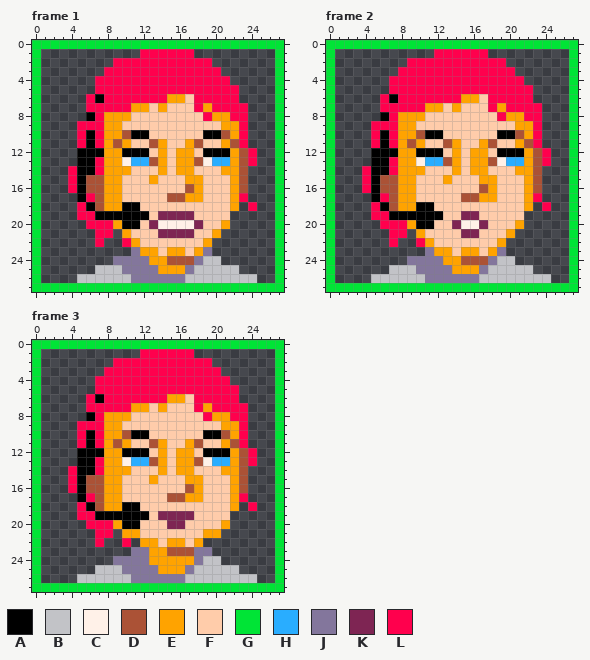
Pixel-art file -- assets/tutorialface.aseprite. The first picture shows the starting point.
28x28 pixels, 3 frames. Shown: frame 1, frame 2, frame 3.
Palette (. is transparent): A #000000  B #c2c3c7  C #fff1e8  D #ab5236  E #ffa300  F #ffccaa  G #00e436  H #29adff  J #83769c  K #7e2553  L #ff004d
Pixels before, frame 1, first column x 0:
 0 GGGGGGGGGGGGGGGGGGGGGGGGGGGG
 1 G...........LLLLLL.........G
 2 G........LLLLLLLLLLL.......G
 3 G.......LLLLLLLLLLLLL......G
 4 G......LLLLLLLLLLLLLLL.....G
 5 G......LLLLLLLLLLLLLLLL....G
 6 G.....LALLLLLLLEEFLLLLL....G
 7 G.....LLLLLEEFEFFFLELLLL...G
 8 G.....ALEEEFFFFFFFFLEELL...G
 9 G....LLLEEFFFFFFFFFFFEEL...G
10 G....LALEEDAAFFFFFFAADEL...G
11 G....LALEDEFFDEFFEDFFEDL...G
12 G....AAAEEAAAFEFEEFAAAEDL..G
13 G....AALEECHHDEFEEDCHHEDL..G
14 G...LAALEEEFFFEFEEFFFEED...G
15 G...LADDEEFFFEFFFEEFFFED...G
16 G...LADDEEFFFFFFFDEFFFED...G
17 G....ALDEEFFFFFDDEEFFFEL...G
18 G....LADEEAAFFFFFFFFFFE.L..G
19 G....LLAAAAAAFKKKKFFFF.....G
20 G.....LLLEAAFKCCCCKFFE.....G
21 G......LL.EFFFKKKKFFE......G
22 G......L..LEFFFFFFFE.......G
23 G..........JEEFEEFEJ.......G
24 G........JJJJEEDDDJBB......G
25 G......BBBJJJJEEEJBBBBB....G
26 G....BBBBBBJJJJJJBBBBBBBB..G
27 GGGGGGGGGGGGGGGGGGGGGGGGGGGG
Pixels before, frame 2, first column x 0:
 0 GGGGGGGGGGGGGGGGGGGGGGGGGGGG
 1 G...........LLLLLL.........G
 2 G........LLLLLLLLLLL.......G
 3 G.......LLLLLLLLLLLLL......G
 4 G......LLLLLLLLLLLLLLL.....G
 5 G......LLLLLLLLLLLLLLLL....G
 6 G.....LALLLLLLLEEFLLLLL....G
 7 G.....LLLLLEEFEFFFLELLLL...G
 8 G.....ALEEEFFFFFFFFLEELL...G
 9 G....LLLEEFFFFFFFFFFFEEL...G
10 G....LALEEDAAFFFFFFAADEL...G
11 G....LALEDEFFDEFFEDFFEDL...G
12 G....AAAEEAAAFEFEEFAAAEDL..G
13 G....AALEECHHDEFEEDCHHEDL..G
14 G...LAALEEEFFFEFEEFFFEED...G
15 G...LADDEEFFFEFFFEEFFFED...G
16 G...LADDEEFFFFFFFDEFFFED...G
17 G....ALDEEFFFFFDDEEFFFEL...G
18 G....LADEEAAFFFFFFFFFFE.L..G
19 G....LLAAAAAAFFKKFFFFF.....G
20 G.....LLLEAAFFKCCKFFFE.....G
21 G......LL.EFFFFKKFFFE......G
22 G......L..LEFFFFFFFE.......G
23 G..........JEEFEEFEJ.......G
24 G........JJJJEEDDDJBB......G
25 G......BBBJJJJEEEJBBBBB....G
26 G....BBBBBBJJJJJJBBBBBBBB..G
27 GGGGGGGGGGGGGGGGGGGGGGGGGGGG
Pixels before, frame 3, first column x 0:
 0 GGGGGGGGGGGGGGGGGGGGGGGGGGGG
 1 G...........LLLLLL.........G
 2 G........LLLLLLLLLLL.......G
 3 G.......LLLLLLLLLLLLL......G
 4 G......LLLLLLLLLLLLLLL.....G
 5 G......LLLLLLLLLLLLLLLL....G
 6 G.....LALLLLLLLEEFLLLLL....G
 7 G.....LLLLLEEFEFFFLELLLL...G
 8 G.....ALEEEFFFFFFFFLEELL...G
 9 G....LLLEEFFFFFFFFFFFEEL...G
10 G....LALEEDAAFFFFFFAADEL...G
11 G....LALEDEFFDEFFEDFFEDL...G
12 G....AAAEEAAAFEFEEFAAAEDL..G
13 G....AALEECHHDEFEEDCHHEDL..G
14 G...LAALEEEFFFEFEEFFFEED...G
15 G...LADDEEFFFEFFFEEFFFED...G
16 G...LADDEEFFFFFFFDEFFFED...G
17 G....ALDEEFFFFFDDEEFFFEL...G
18 G....LADEEAAFFFFFFFFFFE.L..G
19 G....LLAAAAAAFKKKKFFFF.....G
20 G.....LLLEAAFFFKKFFFFE.....G
21 G......LL.EEFFFFFFFEE......G
22 G......L..L.EEFEEFE........G
23 G..........JJEEDDDJJ.......G
24 G........JJJJEEEEEJBB......G
25 G......BBBJJJJEEEJBBBBB....G
26 G....BBBBBBJJJJJJBBBBBBBB..G
27 GGGGGGGGGGGGGGGGGGGGGGGGGGGG
And afterwards:
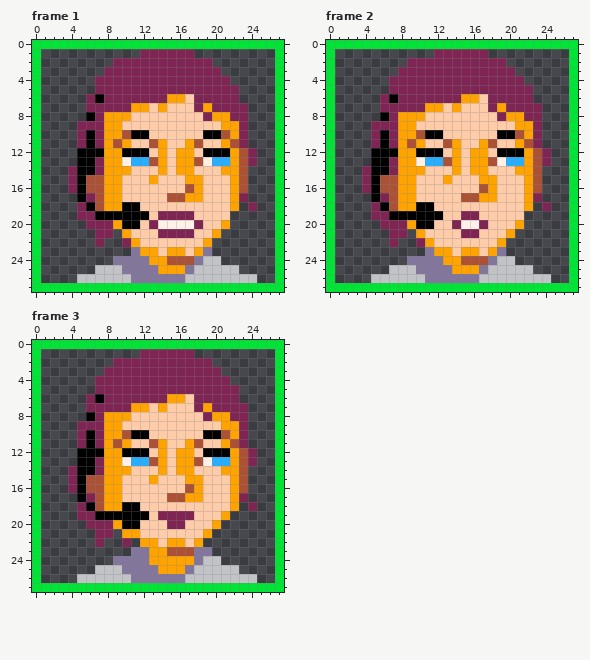
Diff:
Frame 1, layer "Layer 1":
Colour L gives way to colour K in row 1 at x 12 to 17; in row 2 at x 9 to 19; in row 3 at x 8 to 20; in row 4 at x 7 to 21; in row 5 at x 7 to 22; in row 6 at x 6, 8 to 14 and 18 to 22.
Colour L gives way to colour K in row 7 at x 6 to 10, 18 and 20 to 23; in row 8 at x 7, 19 and 22 to 23; in row 9 at x 5 to 7 and 23; in rows 10 to 11 at x 5, 7 and 23; in row 12 at x 24; in row 13 at x 7 and 24.
Colour L gives way to colour K in row 14 at x 4 and 7; in rows 15 to 16 at x 4; in row 17 at x 6 and 23; in row 18 at x 5 and 24; in row 19 at x 5 to 6; in row 20 at x 6 to 8.
Colour L gives way to colour K in row 21 at x 7 to 8; in row 22 at x 7 and 10.
Frame 2, layer "Layer 1": the same change as frame 1
Frame 3, layer "Layer 1":
Colour F gives way to colour E in row 19 at x 21; in row 20 at x 20.
Colour L gives way to colour K in row 1 at x 12 to 17; in row 2 at x 9 to 19; in row 3 at x 8 to 20; in row 4 at x 7 to 21; in row 5 at x 7 to 22; in row 6 at x 6, 8 to 14 and 18 to 22.
Colour L gives way to colour K in row 7 at x 6 to 10, 18 and 20 to 23; in row 8 at x 7, 19 and 22 to 23; in row 9 at x 5 to 7 and 23; in rows 10 to 11 at x 5, 7 and 23; in row 12 at x 24; in row 13 at x 7 and 24.
Colour L gives way to colour K in row 14 at x 4 and 7; in rows 15 to 16 at x 4; in row 17 at x 6 and 23; in row 18 at x 5 and 24; in row 19 at x 5 to 6; in row 20 at x 6 to 8.
Colour L gives way to colour K in row 21 at x 7 to 8; in row 22 at x 7 and 10.
The edit erases colour E in row 20 at x 21; in row 21 at x 20.
Boxes around the changes in both pictures, in picture pixels (x1, y1, x2, y2):
changed: (68, 49, 257, 247)
changed: (362, 49, 551, 247)
changed: (68, 349, 257, 547)
